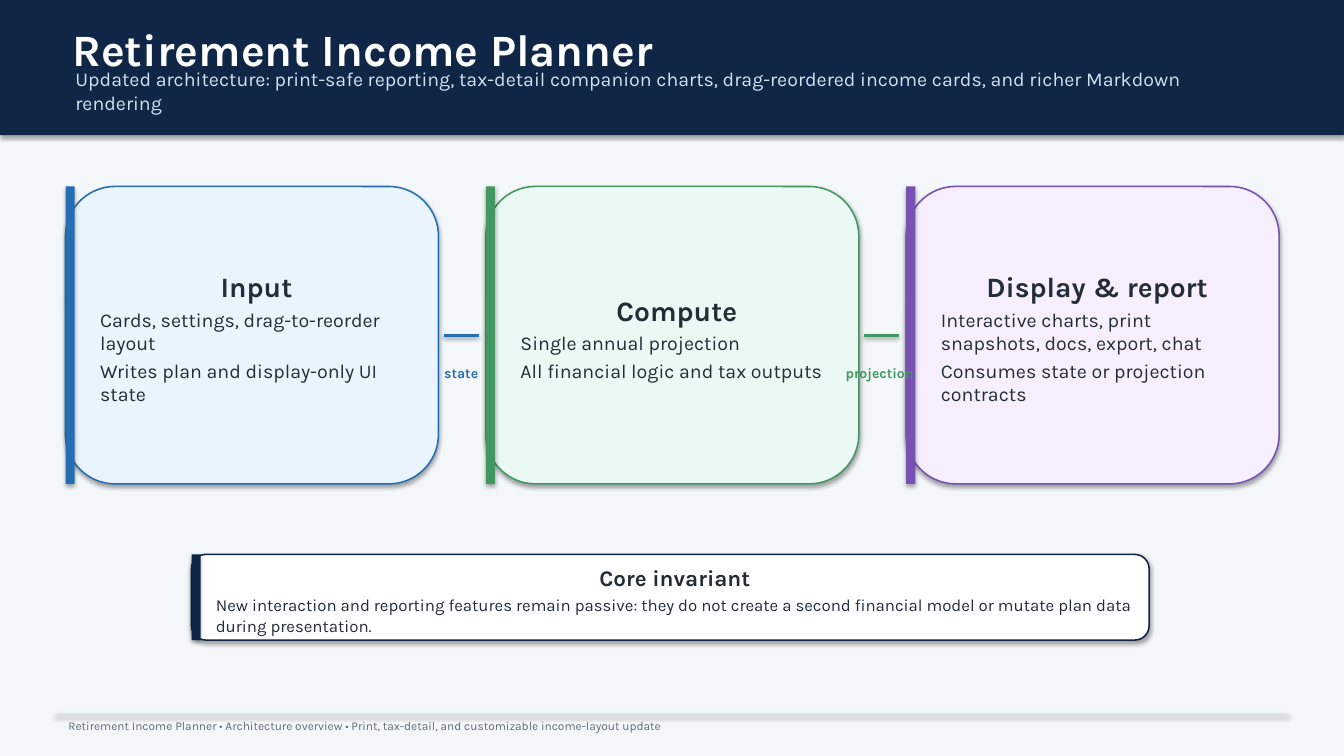
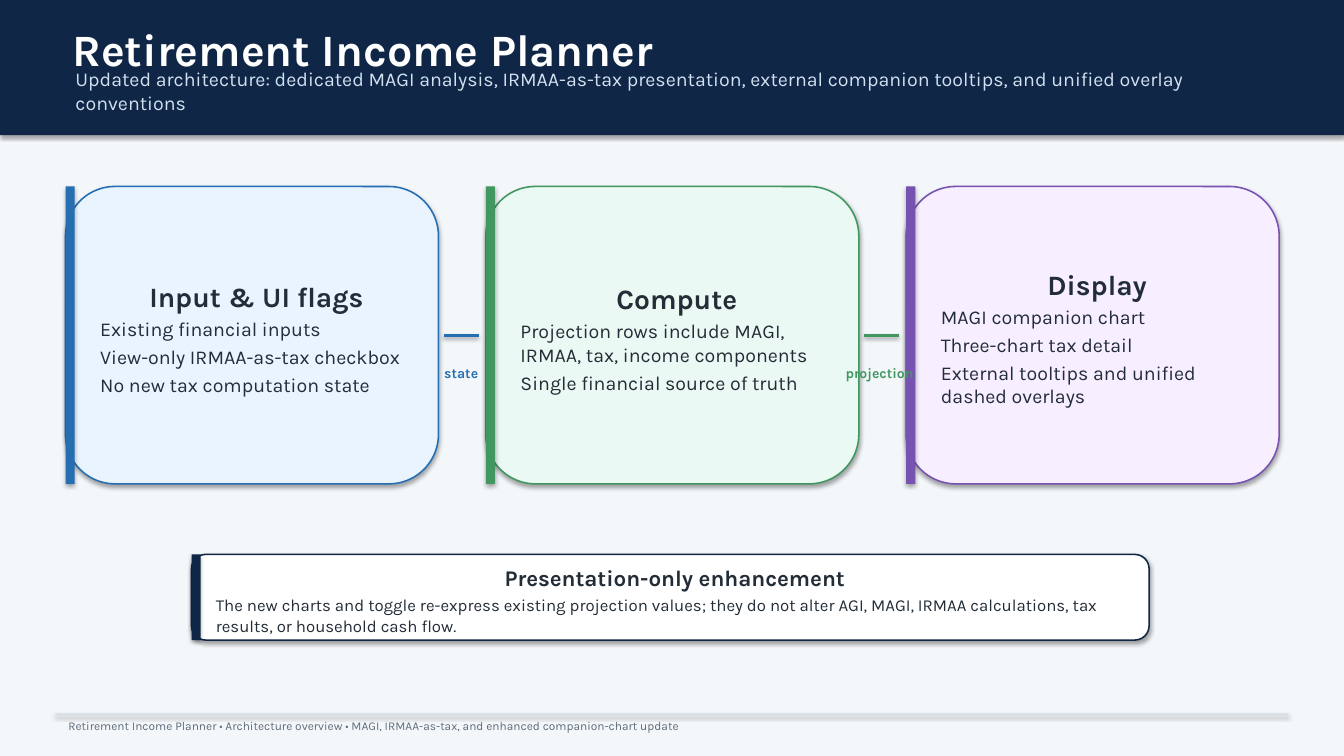
Before and after one commit to howardc64/retirefin, a slide deck: slide 1 of docs/retirement_income_planner_architecture.pptx. Drawn at 1344x756 pixels with LibreOffice and Linux fonts; fonts in the diff are those of the drawing. Boxes give left, top, right and bottom in pixels: in the first picture for what was removed or moved away, otherwise in the second. Text is boxed around its words. In the diff, an @@ line names an element or a change of style, - is before the commit and + after.

```diff
--- a/docs/retirement_income_planner_architecture.pptx
+++ b/docs/retirement_income_planner_architecture.pptx
@@ text at [75, 72, 1183, 110]: text changed @@
-Updated architecture: print-safe reporting, tax-detail companion charts, drag-reordered income cards, and richer Markdown rendering
+Updated architecture: dedicated MAGI analysis, IRMAA-as-tax presentation, external companion tooltips, and unified overlay conventions
@@ text in rounded rectangle at [100, 287, 400, 397]: text changed @@
-Input
-Cards, settings, drag-to-reorder layout
-Writes plan and display-only UI state
+Input & UI flags
+Existing financial inputs
+View-only IRMAA-as-tax checkbox
+No new tax computation state
@@ text in rounded rectangle at [941, 275, 1196, 408]: text changed @@
-Display & report
-Interactive charts, print snapshots, docs, export, chat
-Consumes state or projection contracts
+Display
+MAGI companion chart
+Three-chart tax detail
+External tooltips and unified dashed overlays
@@ text in rounded rectangle at [520, 324, 808, 395]: text changed @@
-Single annual projection
-All financial logic and tax outputs
+Projection rows include MAGI, IRMAA, tax, income components
+Single financial source of truth
@@ text in rounded rectangle at [216, 570, 1097, 634]: text changed @@
-Core invariant
-New interaction and reporting features remain passive: they do not create a second financial model or mutate plan data during presentation.
+Presentation-only enhancement
+The new charts and toggle re-express existing projection values; they do not alter AGI, MAGI, IRMAA calculations, tax results, or household cash flow.
@@ text at [68, 722, 678, 733]: text changed @@
-Retirement Income Planner • Architecture overview • Print, tax-detail, and customizable income-layout update
+Retirement Income Planner • Architecture overview • MAGI, IRMAA-as-tax, and enhanced companion-chart update
```
Also in this commit, not shown: 2 other slides changed, 6 slides added, 6 slides removed, 11 other files.
